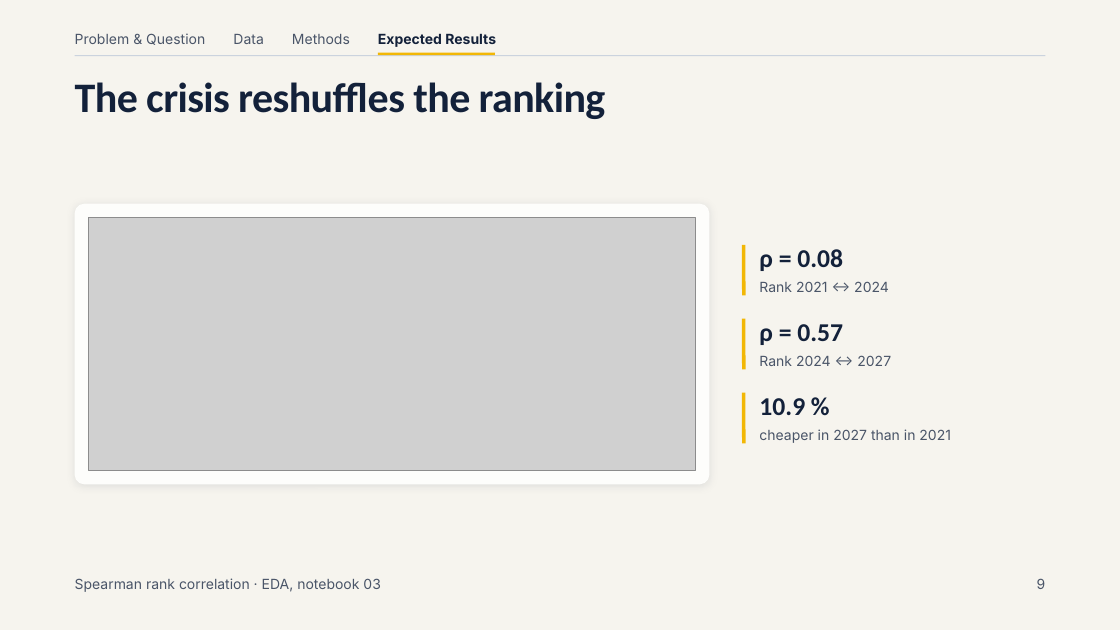
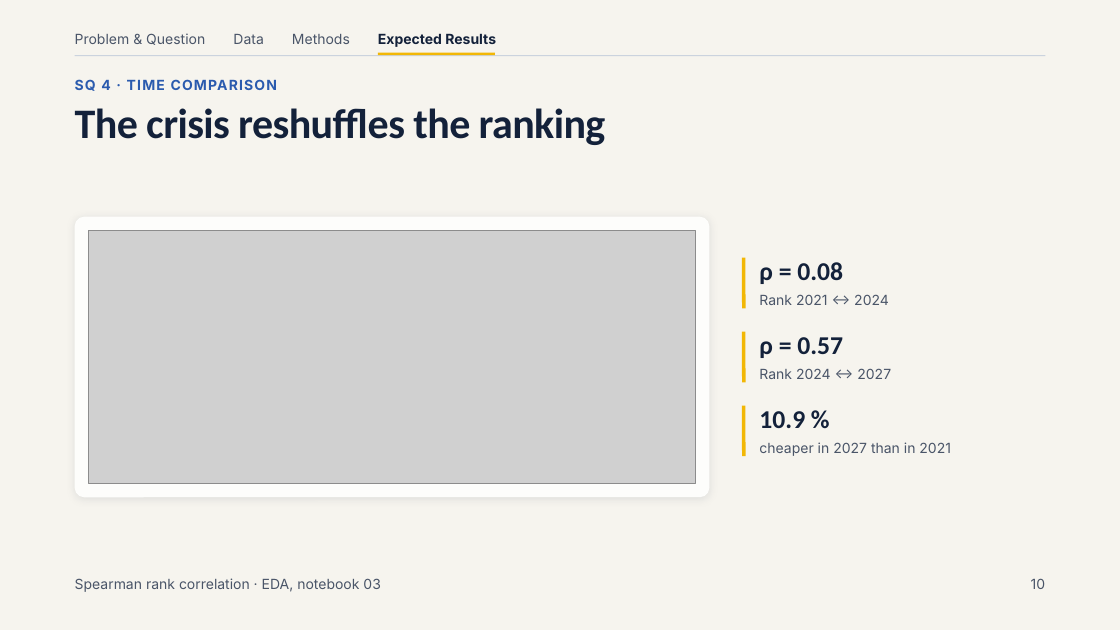
Before and after one commit to AltayMetehan/data-prices-electronic, a slide deck: slide 10 of präsentation_konzept/Electricity prices of Swiss municipalities.pptx (slide 9 before the commit). Drawn at 1120x630 pixels with LibreOffice and Linux fonts; fonts in the diff are those of the drawing; grey boxes stand for pictures. Boxes give left, top, right and bottom in pixels: in the first picture for what was removed or moved away, otherwise in the second. Text is boxed around its words. In the diff, an @@ line names an element or a change of style, - is before the commit and + after.

```diff
--- a/präsentation_konzept/Electricity prices of Swiss municipalities.pptx
+++ b/präsentation_konzept/Electricity prices of Swiss municipalities.pptx
@@ text added at (x1=75, y1=79, x2=278, y2=91), 12 pt, text #2B5BAE, bold @@
+SQ 4 · TIME COMPARISON
@@ title "The crisis reshuffles the ranking" moved from (x1=75, y1=82, x2=606, y2=119) to (x1=75, y1=108, x2=606, y2=145) @@
@@ 6 texts, 3 lines, 1 picture, 1 rounded rectangle moved together from (x1=75, y1=204, x2=951, y2=485) to (x1=75, y1=217, x2=951, y2=497) @@
@@ text added at (x1=1031, y1=578, x2=1045, y2=589), 12 pt, text #4A5568 @@
+10
@@ text removed at (x1=1037, y1=578, x2=1046, y2=589) @@
-9
```
Also in this commit, not shown: 11 other slides changed, 1 other file.
